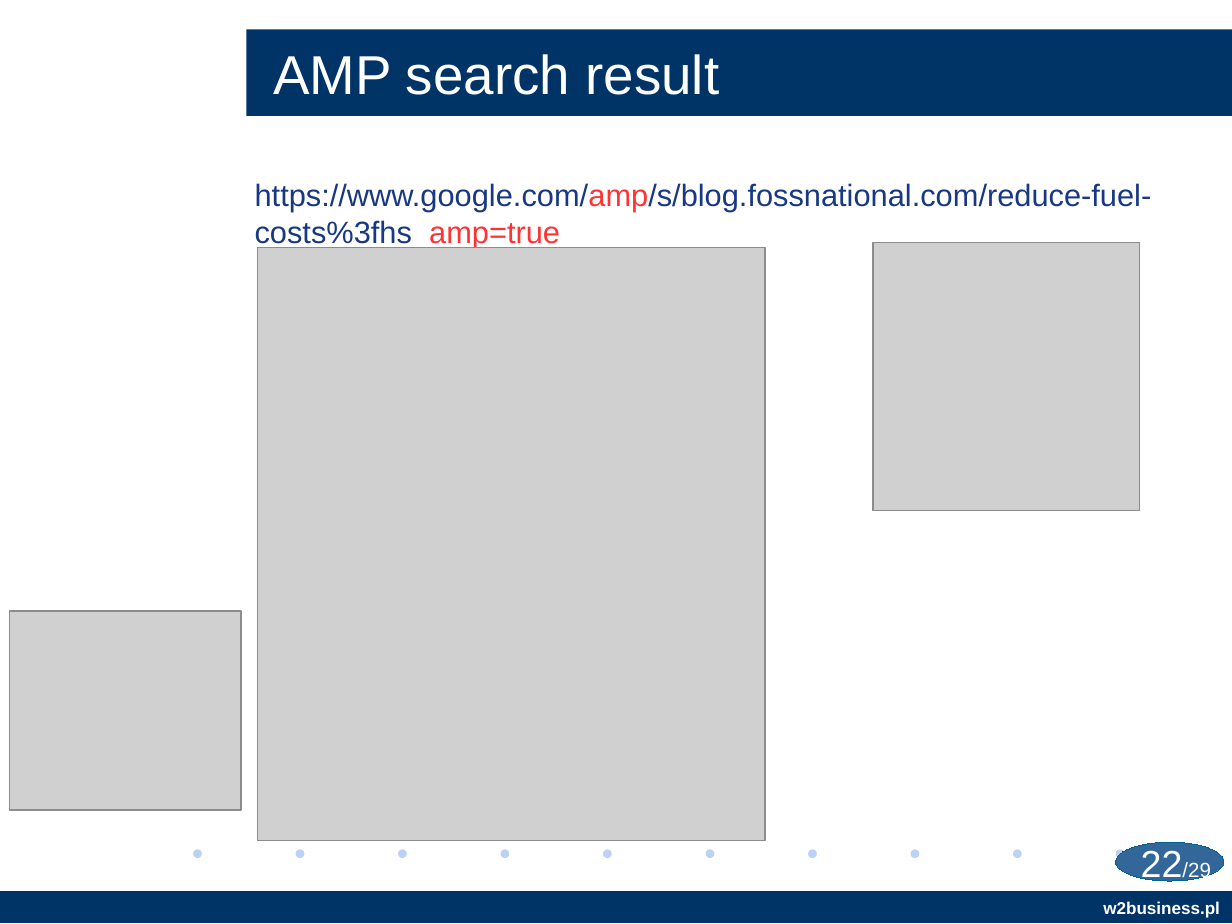
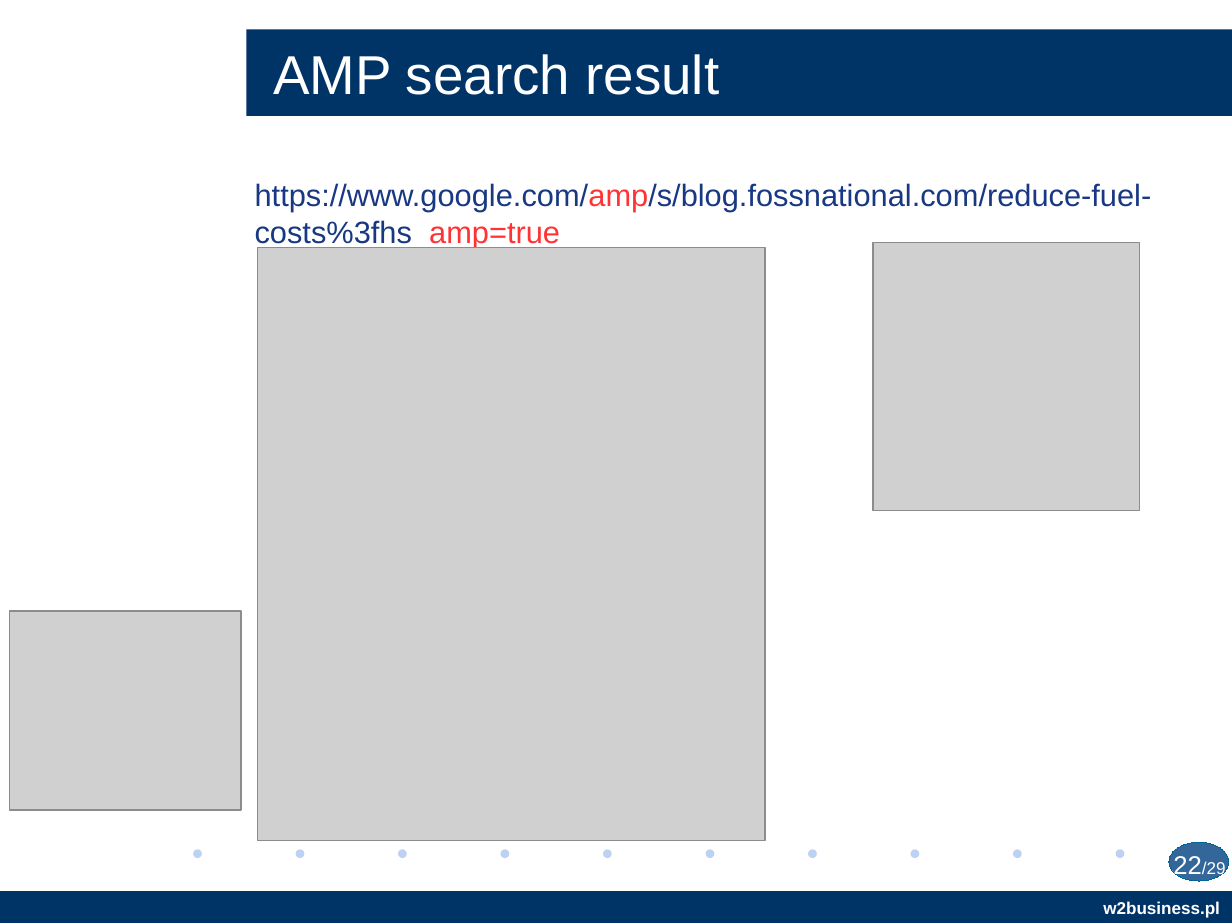
Before and after one commit to AndriiStepura/AMPForEnterprisesWebPRAndMarketing, a slide deck: slide 22 of W2BUSINESS_AMP.odp. Drawn at 1232x924 pixels with LibreOffice and Linux fonts; fonts in the diff are those of the drawing; grey boxes stand for pictures; background and template pictures are left out. Boxes give left, top, right and bottom in pixels: in the first picture for what was removed or moved away, otherwise in the second. Text is boxed around its words. In the diff, an @@ line names an element or a change of style, - is before the commit and + after.

```diff
--- a/W2BUSINESS_AMP.odp
+++ b/W2BUSINESS_AMP.odp
@@ page number: place and size @@
-page number at [1141,850,1210,884]
+page number at [1173,856,1226,881]
@@ page number at [1173,856,1226,881]: size 22 to 15 pt, size 12 to 10 pt in "22/29" @@
@@ ellipse: place and size @@
-ellipse at [1116,843,1225,882]
+ellipse at [1169,843,1230,882]
```
Also in this commit, not shown: 27 other slides changed, 1 other file.
